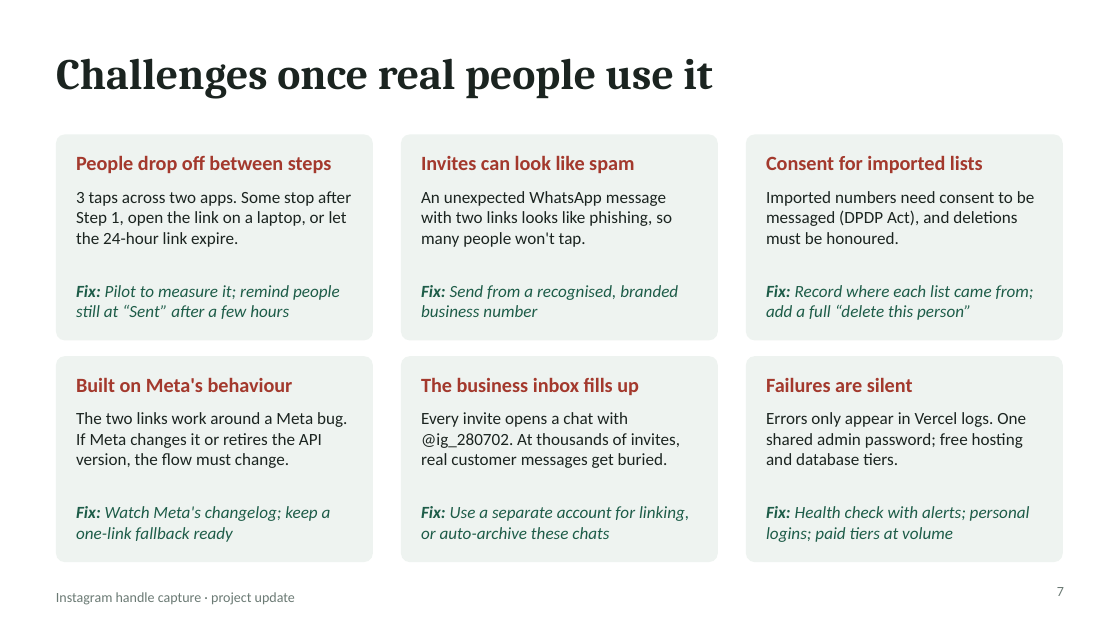
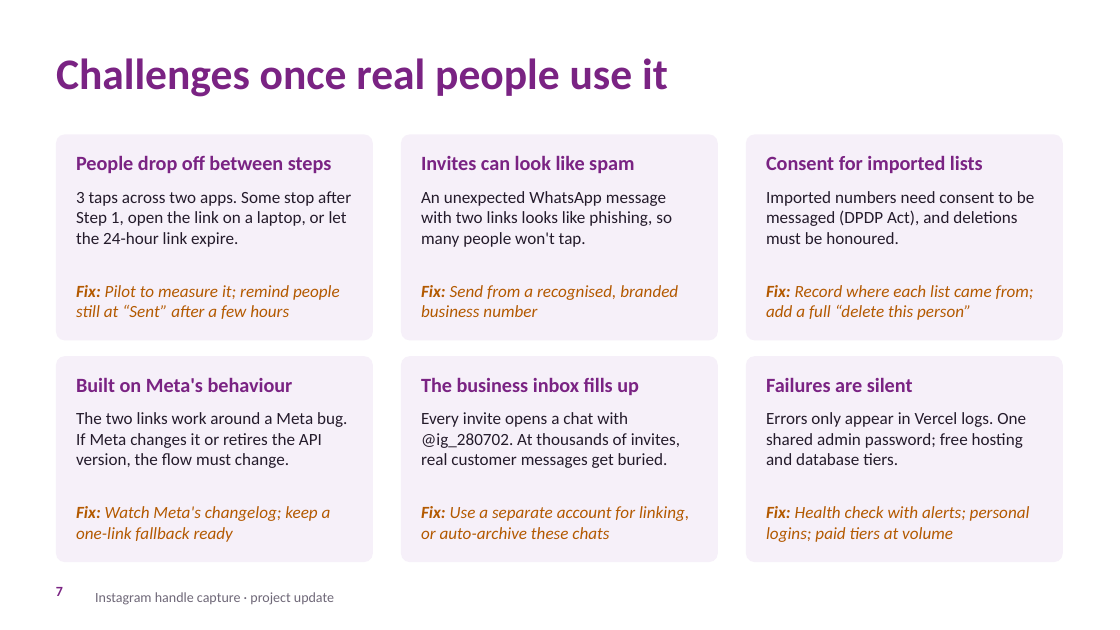
Before and after one commit to blackhorse2807/IG-handle, a slide deck: slide 7 of Instagram-Handle-Capture-Full-Update.pptx. Drawn at 1120x630 pixels with LibreOffice and Linux fonts; fonts in the diff are those of the drawing; background and template pictures are left out. Boxes give left, top, right and bottom in pixels: in the first picture for what was removed or moved away, otherwise in the second. Text is boxed around its words. In the diff, an @@ line names an element or a change of style, - is before the commit and + after.

```diff
--- a/Instagram-Handle-Capture-Full-Update.pptx
+++ b/Instagram-Handle-Capture-Full-Update.pptx
@@ title "Challenges once real people use ..." at (56, 58, 668, 97): font Cambria to Calibri, text colour #1B2420 to #7A2383 @@
@@ fill #EEF3F0 to #F6F0F9 in 6 elements at (56, 134, 373, 340), (401, 134, 718, 340), (746, 134, 1063, 340), (56, 356, 373, 562), (401, 356, 718, 562), (746, 356, 1063, 562) @@
@@ text colour #A3392D to #7A2383 in 6 elements at (76, 155, 332, 173), (421, 155, 634, 173), (766, 155, 983, 173), (76, 377, 293, 392), (421, 377, 639, 395), (766, 377, 913, 392) @@
@@ text colour #1D5C48 to #B35900 in 6 elements at (76, 285, 340, 319), (421, 285, 678, 317), (766, 285, 1034, 320), (76, 506, 331, 542), (421, 506, 689, 539), (766, 506, 1030, 542) @@
@@ page number: place and size @@
-page number at (1057, 587, 1064, 596)
+page number at (56, 587, 63, 596)
@@ page number at (56, 587, 63, 596): text colour #6B7A74 to #7A2383, bold on; alignment right to left @@
@@ text "Instagram handle capture · project ...": place and size @@
-text "Instagram handle capture · project ..." at (56, 592, 295, 605)
+text "Instagram handle capture · project ..." at (95, 592, 334, 605)
@@ text "Instagram handle capture · project ..." at (95, 592, 334, 605): text colour #6B7A74 to #6F6878 @@
```
Also in this commit, not shown: 8 other slides changed, 1 other file.
